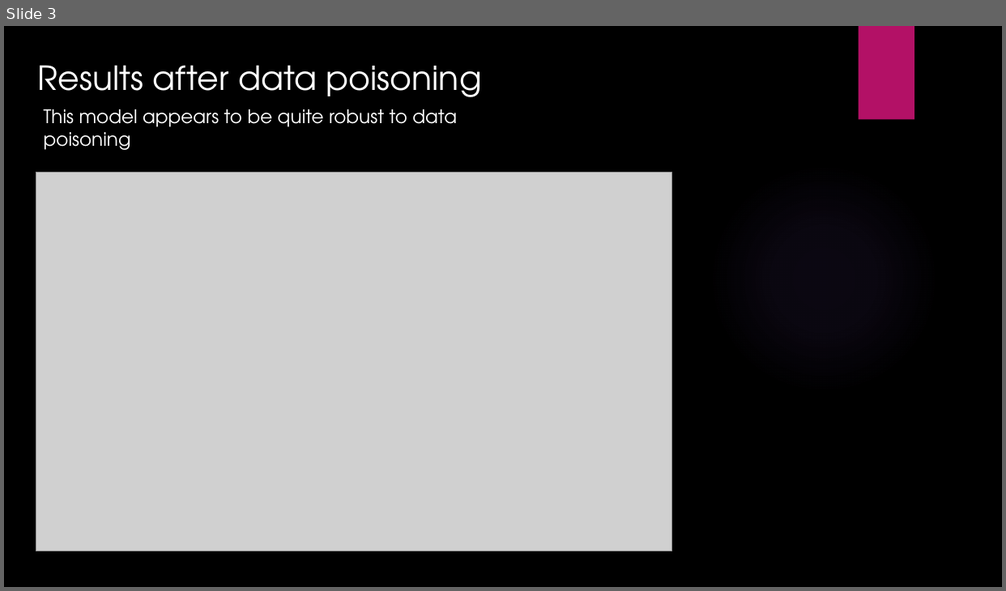
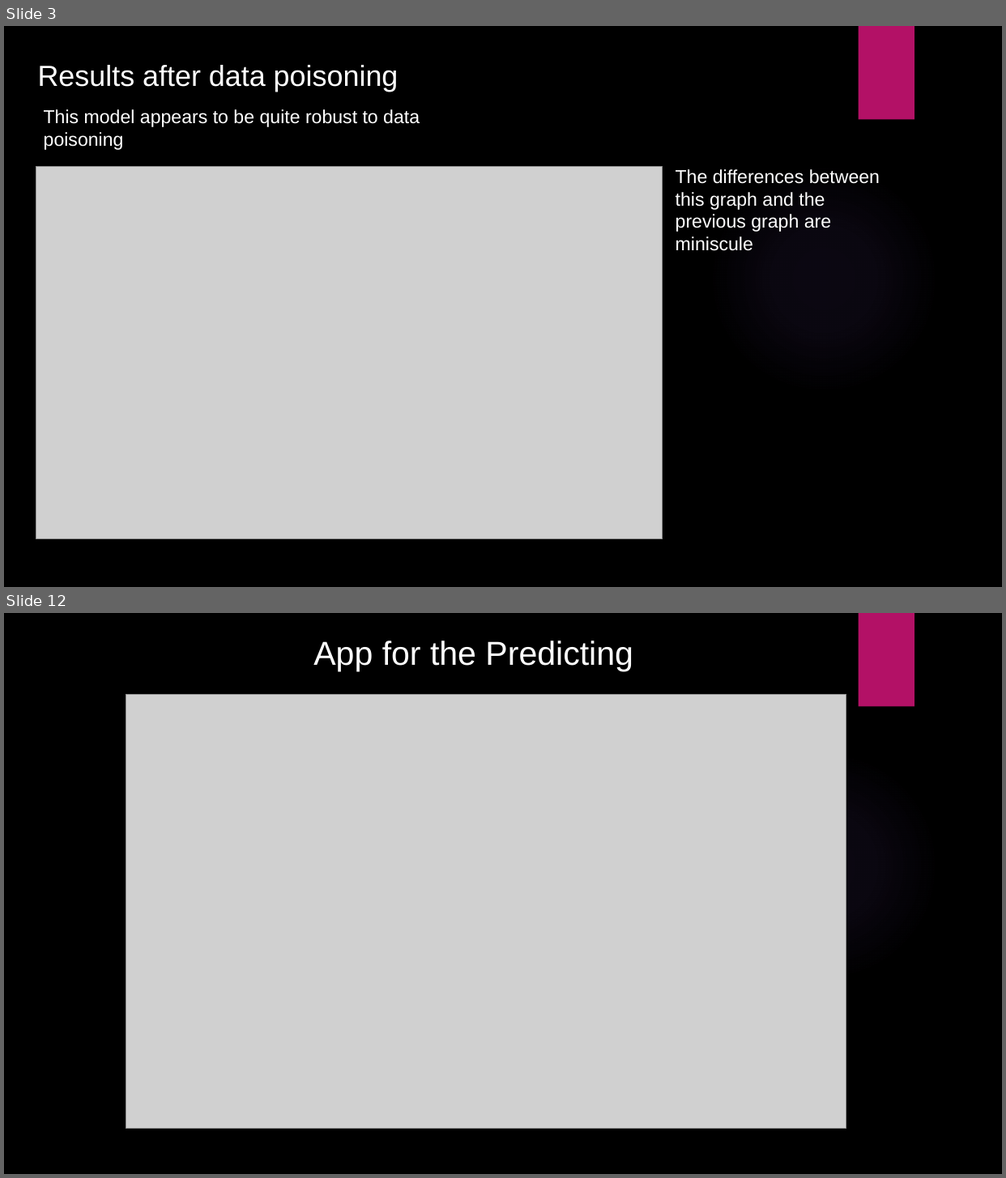
Before and after one commit to dmail5802/hackathon_competition, a slide deck: presentation.pptx. Shown one above the other, each under a label of ours: slide 3 before the commit, slides 3 and 12 after it; the slides between them are not shown. The pictures are 1006x591 and 1006x1178 pixels, drawn with LibreOffice and Linux fonts; fonts in the diff are those of the drawing; grey boxes stand for pictures; background and template pictures are left out. Boxes give left, top, right and bottom in pixels: in the first picture for what was removed or moved away, otherwise in the second. Text is boxed around its words. In the diff, an @@ line names an element or a change of style, - is before the commit and + after.

```diff
--- a/presentation.pptx
+++ b/presentation.pptx
@@ slide 12 added at bbox=[4, 613, 1002, 1174], background picture (left out); not listed: 2 template elements that a slide beside it also shows @@
@@ text added at bbox=[313, 641, 633, 672], 32 pt, text #FFFFFF @@
+App for the Predicting
@@ picture added at bbox=[126, 695, 846, 1130] @@
@@ slide 3 changed as well @@
@@ text "Results after data poisoning" at bbox=[38, 65, 398, 92]: size 32 to 28 pt, font TeX Gyre Adventor to Arial @@
@@ text "This model appears to be ..." at bbox=[44, 109, 420, 150]: font TeX Gyre Adventor to Arial @@
@@ picture: place and size @@
-picture at bbox=[36, 173, 671, 552]
+picture at bbox=[36, 167, 662, 540]
@@ text added at bbox=[675, 169, 880, 251], 18 pt, text #FFFFFF @@
+The differences between this graph and the previous graph are miniscule
```
Also in this commit, not shown: 4 other slides changed, 7 other slides added, 2 slides removed.
